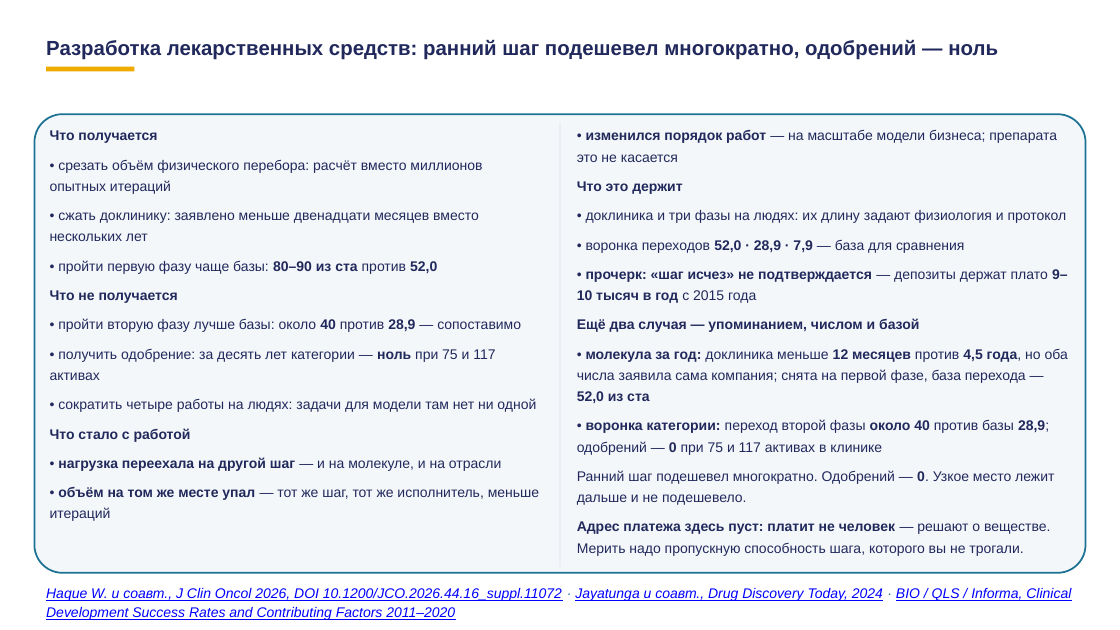
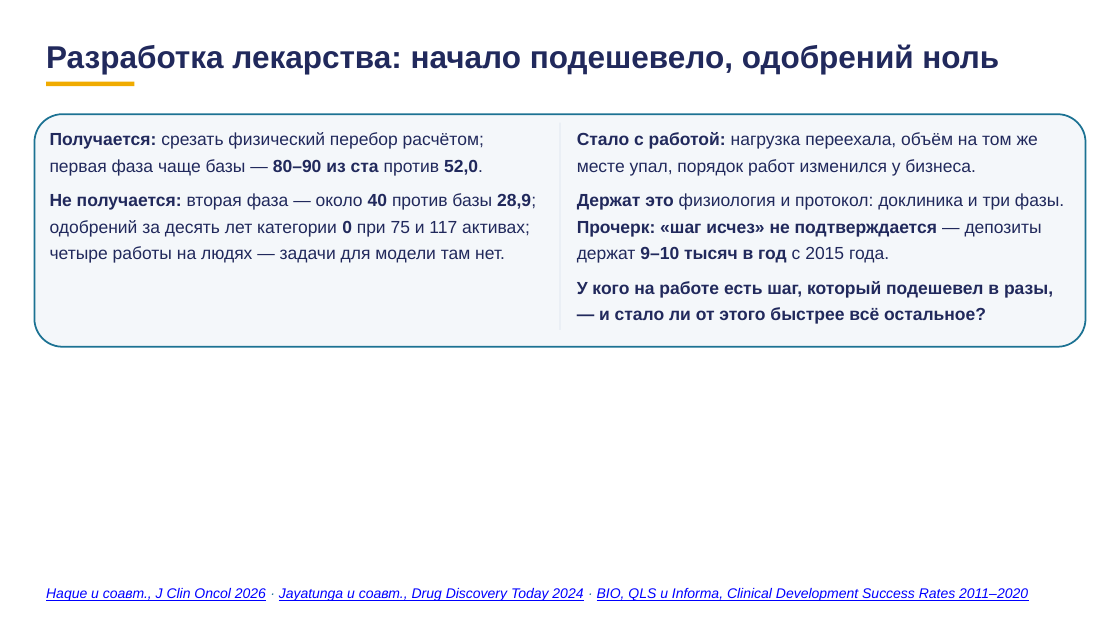
Before and after one commit to tellina-study/AI-usage-lessons, a slide deck: slide 91 of library/lectures/lec-07/rework/deck/lec-07-karkas.pptx (slide 92 before the commit). Drawn at 1120x630 pixels with LibreOffice and Linux fonts; fonts in the diff are those of the drawing. Boxes give left, top, right and bottom in pixels: in the first picture for what was removed or moved away, otherwise in the second. Text is boxed around its words. In the diff, an @@ line names an element or a change of style, - is before the commit and + after.

```diff
--- a/library/lectures/lec-07/rework/deck/lec-07-karkas.pptx
+++ b/library/lectures/lec-07/rework/deck/lec-07-karkas.pptx
@@ text at <box>46,44,999,74</box>: text changed; size 17.5 to 27 pt @@
-Разработка лекарственных средств: ранний шаг подешевел многократно, одобрений — ноль
+Разработка лекарства: начало подешевело, одобрений ноль
@@ rectangle: place and size @@
-rectangle at <box>46,66,134,71</box>
+rectangle at <box>46,82,134,87</box>
@@ rounded rectangle: place and size @@
-rounded rectangle at <box>34,114,1086,573</box>
+rounded rectangle at <box>34,114,1086,347</box>
@@ rounded rectangle at <box>34,114,1086,347</box>: proportions changed @@
@@ text at <box>50,132,536,263</box>: text changed; size 12 to 15 pt @@
-Что получается
-• срезать объём физического перебора: расчёт вместо миллионов опытных итераций
-• сжать доклинику: заявлено меньше двенадцати месяцев вместо нескольких лет
-• пройти первую фазу чаще базы: 80–90 из ста против 52,0
-Что не получается
-• пройти вторую фазу лучше базы: около 40 против 28,9 — сопоставимо
-• получить одобрение: за десять лет категории — ноль при 75 и 117 активах
-• сократить четыре работы на людях: задачи для модели там нет ни одной
-Что стало с работой
-• нагрузка переехала на другой шаг — и на молекуле, и на отрасли
-• объём на том же месте упал — тот же шаг, тот же исполнитель, меньше итераций
+Получается: срезать физический перебор расчётом; первая фаза чаще базы — 80–90 из ста против 52,0.
+Не получается: вторая фаза — около 40 против базы 28,9; одобрений за десять лет категории 0 при 75 и 117 активах; четыре работы на людях — задачи для модели там нет.
@@ rectangle: place and size @@
-rectangle at <box>560,123,560,567</box>
+rectangle at <box>560,123,560,330</box>
@@ text at <box>577,132,1064,324</box>: text changed; size 12 to 15 pt; bold on @@
-• изменился порядок работ — на масштабе модели бизнеса; препарата это не касается
-Что это держит
-• доклиника и три фазы на людях: их длину задают физиология и протокол
-• воронка переходов 52,0 · 28,9 · 7,9 — база для сравнения
-• прочерк: «шаг исчез» не подтверждается — депозиты держат плато 9–10 тысяч в год с 2015 года
-Ещё два случая — упоминанием, числом и базой
-• молекула за год: доклиника меньше 12 месяцев против 4,5 года, но оба числа заявила сама компания; снята на первой фазе, база перехода — 52,0 из ста
-• воронка категории: переход второй фазы около 40 против базы 28,9; одобрений — 0 при 75 и 117 активах в клинике
-Ранний шаг подешевел многократно. Одобрений — 0. Узкое место лежит дальше и не подешевело.
-Адрес платежа здесь пуст: платит не человек — решают о веществе. Мерить надо пропускную способность шага, которого вы не трогали.
+Стало с работой: нагрузка переехала, объём на том же месте упал, порядок работ изменился у бизнеса.
+Держат это физиология и протокол: доклиника и три фазы. Прочерк: «шаг исчез» не подтверждается — депозиты держат 9–10 тысяч в год с 2015 года.
+У кого на работе есть шаг, который подешевел в разы, — и стало ли от этого быстрее всё остальное?
@@ text at <box>46,588,1028,601</box>: text changed @@
-Haque W. и соавт., J Clin Oncol 2026, DOI 10.1200/JCO.2026.44.16_suppl.11072 · Jayatunga и соавт., Drug Discovery Today, 2024 · BIO / QLS / Informa, Clinical Development Success Rates and Contributing Factors 2011–2020
+Haque и соавт., J Clin Oncol 2026 · Jayatunga и соавт., Drug Discovery Today 2024 · BIO, QLS и Informa, Clinical Development Success Rates 2011–2020
```
Also in this commit, not shown: 77 other slides changed, 23 slides added, 24 slides removed, 1 other file.
